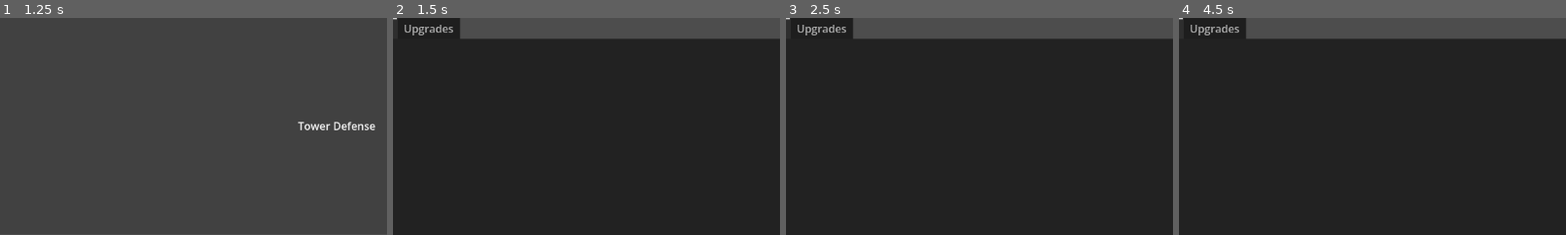
Above: before the commit, frames 1-4 (left to right).
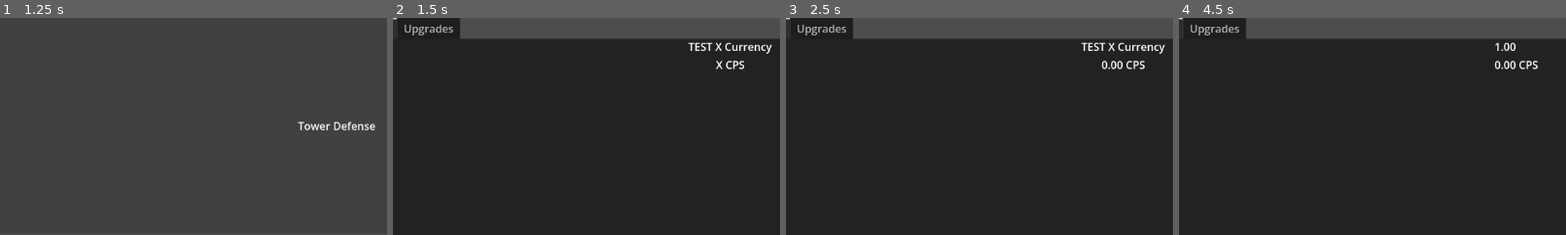
Above: after the commit, the same moments.

Repository: jphulse/591-resource-management
Game: Godot game, scene res://main_menu/main_menu.tscn
Same seed, same stepped clock (60 frames per second), same inputs: the game is played once before the commit and once after it. The project has no main scene, so this scene is started directly.
Inputs (mouse positions are % of the whole screen's width and height, from its top left):
- Up to frame 1 (1.25 s): click "Tower Defense" at 0.5 s
- Up to frame 2 (1.5 s): click "Infection Spreading" at 1.25 s
- Up to frame 3 (2.5 s): tap Enter at 2 s; move the mouse to (72, 45) at 2.02 s; click (72, 45) at 2.17 s
- Up to frame 4 (4.5 s): tap Space at 2.75, 4.25 s; move the mouse to (30, 55) at 2.77 s; click (30, 55) at 2.92 s; tap Enter at 3.5 s; move the mouse to (60, 28) at 3.52 s; click (60, 28) at 3.67 s; move the mouse to (45, 70) at 4.27 s; click (45, 70) at 4.42 s
The pictures show only the part of the screen within x 7-56%, y 0-50%; the shares and areas given below are measured in that part.

Frame 1 is identical in both runs. In frame 2, 0.6% of the frame differs, in the area x 76-98%, y 11-24%; in frame 3, 0.7%; in frame 4, 0.4%.

Commit message:
Updated documentation on the state machine, and added basic clicking support

Diff:
--- /dev/null
+++ b/infection_spreading/clicker/clicker.gd
@@ -0,0 +1,55 @@
+extends Panel
+
+
+## The current toal score currently ina  float we may have to find a better way to represent this
+var count : float = 0
+## Whether or not the click area is active
+var active : bool = false
+## What the value added to count per click is
+var click_value : float = 1.0
+## Format string for the total label
+var total_label_format : String = "%.02f"
+## Format string for the score per second label
+var score_per_second_format : String = "%.02f CPS"
+## Number of score gained in the previous second by clicking alone
+var click_value_per_second : float = 0.0
+## Number of score gained every second passively
+var passive_clicks_per_second : float = 0.0
+
+## The total label is used to show the player they're current score
+@onready var total_label : Label = %TotalLabel
+## The score per second label displays the score per second including clicks over the past second
+@onready var score_per_second : Label = %ScorePerSecond
+
+
+#region Mouse interactions
+## Activate when the mouse enters an area
+func _on_clicker_area_mouse_entered() -> void:
+	active = true
+## Deactivate when the mouse leaves the area
+func _on_clicker_area_mouse_exited() -> void:
+	active = false
+## If active and a mouse button is pressed give click, currently allows butterfly clicking (intentional)
+## If we were doing a more traditional game we would use _unhandled_input but because this area lives in
+## a ui scene and we want it to grab the mouse event we use _input
+func _input(event: InputEvent) -> void:
+	if event is InputEventMouseButton  and active and event.is_pressed():
+		count += click_value
+		click_value_per_second += click_value
+		update_score_label()
+#endregion
+
+#region Score label updating
+## Updates the score label to match the total count, done whenever count changes
+func update_score_label() -> void:
+	total_label.text = total_label_format % count
+
+## Updates the score per second label done once a second or when passive_clicks_per_second changes
+func update_score_per_second_label() -> void:
+	score_per_second.text = score_per_second_format % (click_value_per_second + passive_clicks_per_second)
+#endregion
+
+## This is just hooked up to a timer that goes off every second and updates the cps label
+func _on_second_timer_timeout() -> void:
+	update_score_per_second_label()
+	click_value_per_second = 0
--- /dev/null
+++ b/infection_spreading/clicker/clicker.tscn
@@ -0,0 +1,55 @@
+[gd_scene format=3 uid="uid://8xasmib8wj0k"]
+
+[ext_resource type="Script" uid="uid://bhnt3nq04fpt8" path="res://infection_spreading/clicker/clicker.gd" id="1_c8eug"]
+
+[sub_resource type="CircleShape2D" id="CircleShape2D_4aye0"]
+radius = 134.8
+
+[node name="Clicker" type="Panel" unique_id=1813294204]
+anchors_preset = 15
+anchor_right = 1.0
+anchor_bottom = 1.0
+grow_horizontal = 2
+grow_vertical = 2
+mouse_filter = 1
+script = ExtResource("1_c8eug")
+metadata/_tab_index = 0
+
+[node name="ClickerArea" type="Area2D" parent="." unique_id=1181639626]
+position = Vector2(593, 280)
+
+[node name="CollisionShape2D" type="CollisionShape2D" parent="ClickerArea" unique_id=1425611402]
+shape = SubResource("CircleShape2D_4aye0")
+
+[node name="VBoxContainer" type="VBoxContainer" parent="." unique_id=467301559]
+layout_mode = 1
+anchors_preset = 5
+anchor_left = 0.5
+anchor_right = 0.5
+offset_left = -20.0
+offset_right = 20.0
+offset_bottom = 40.0
+grow_horizontal = 2
+
+[node name="TotalLabel" type="Label" parent="VBoxContainer" unique_id=360236146]
+unique_name_in_owner = true
+layout_mode = 2
+size_flags_vertical = 1
+text = "TEST X Currency"
+
+[node name="ScorePerSecond" type="Label" parent="VBoxContainer" unique_id=748921390]
+unique_name_in_owner = true
+layout_mode = 2
+size_flags_vertical = 1
+text = "X CPS"
+horizontal_alignment = 1
+
+[node name="Timers" type="Node" parent="." unique_id=2138432576]
+
+[node name="SecondTimer" type="Timer" parent="Timers" unique_id=1279443939]
+unique_name_in_owner = true
+autostart = true
+
+[connection signal="mouse_entered" from="ClickerArea" to="." method="_on_clicker_area_mouse_entered"]
+[connection signal="mouse_exited" from="ClickerArea" to="." method="_on_clicker_area_mouse_exited"]
+[connection signal="timeout" from="Timers/SecondTimer" to="." method="_on_second_timer_timeout"]
--- a/infection_spreading/ui/main_ui.tscn
+++ b/infection_spreading/ui/main_ui.tscn
@@ -1,8 +1,7 @@
 [gd_scene format=3 uid="uid://daqdtstnmpngs"]
 
 [ext_resource type="Script" uid="uid://cgcs6sq0f7wgf" path="res://infection_spreading/ui/tab_container.gd" id="1_glgr5"]
-
-[sub_resource type="CircleShape2D" id="CircleShape2D_4aye0"]
+[ext_resource type="PackedScene" uid="uid://8xasmib8wj0k" path="res://infection_spreading/clicker/clicker.tscn" id="2_8v3b7"]
 
 [node name="MainUi" type="Control" unique_id=1790486406]
 layout_mode = 3
@@ -11,6 +10,7 @@
 anchor_bottom = 1.0
 grow_horizontal = 2
 grow_vertical = 2
+mouse_filter = 1
 
 [node name="TabContainer" type="TabContainer" parent="." unique_id=1697270682]
 layout_mode = 1
@@ -22,14 +22,8 @@
 current_tab = 0
 script = ExtResource("1_glgr5")
 
-[node name="Clicker" type="Panel" parent="TabContainer" unique_id=1078766429]
+[node name="Clicker" parent="TabContainer" unique_id=1813294204 instance=ExtResource("2_8v3b7")]
 layout_mode = 2
-metadata/_tab_index = 0
-
-[node name="ClickerArea" type="Area2D" parent="TabContainer/Clicker" unique_id=1663432347]
-
-[node name="CollisionShape2D" type="CollisionShape2D" parent="TabContainer/Clicker/ClickerArea" unique_id=1006915376]
-shape = SubResource("CircleShape2D_4aye0")
 
 [node name="Upgrades" type="Panel" parent="TabContainer" unique_id=514701076]
 visible = false
--- a/infection_spreading/ui/tab_container.gd
+++ b/infection_spreading/ui/tab_container.gd
@@ -1,7 +1,9 @@
 extends TabContainer
 
+@export var radius_size_percentage : float = .25
 
 @onready var area : Area2D = $Clicker/ClickerArea
+@onready var click_circle :CircleShape2D = $Clicker/ClickerArea/CollisionShape2D.shape
 
 # Called when the node enters the scene tree for the first time.
 func _ready() -> void:
@@ -16,3 +18,5 @@
 ## Centers the node in the overall tab selection
 func _center_node(node: Node2D) -> void:
 	area.position = size / 2.0
+	var rel_side: float = size.x if size.x < size.y else size.y
+	click_circle.radius =  rel_side * radius_size_percentage
--- a/state_machine/state.gd
+++ b/state_machine/state.gd
@@ -8,24 +8,25 @@
 
 @warning_ignore("unused_signal") signal EmergencyTransition(caller : State, next_state_id : StringName)
 
-
+## The node that this scene is ultimately owned by (i.e. player, boss, door, etc.)
 var owner_node : Node
 
+## Sets the owner node of this state, typically done by the state machine
 func set_owner_node(n : Node) -> void:
 	owner_node = n
 
-# executes code of the next state after the state switch
+## Executed when this state is entered, think of this as a repeated ready function
 func enter() -> void:
 	pass
 
-# executes code right before a called state switch
+## Executes when this state is left think of this like a cleanup/ exit_tree function
 func exit() -> void:
 	pass
 
-# '_process's frame iteration is passed to the state's update to run every frame
+## '_process's frame iteration is passed to the state's update to run every frame
 func update(_delta : float) -> void:
 	pass
 
-# '_physics_process' frame iteration is passed to the state's update to run every fixed physics frame
+## '_physics_process' frame iteration is passed to the state's update to run every fixed physics frame
 func physics_update(_delta : float) -> void:
 	pass
--- a/state_machine/state_machine.gd
+++ b/state_machine/state_machine.gd
@@ -1,35 +1,35 @@
-# StateMachine
-#
-# Notes on usage:
-# - Add a node with a script extending this class to a scene, or placing this script directly
-# - Add child nodes to that that extend the abstract State class
-# - Set the initial_state variable in the editor window after setting up the scripts to start in
-#	that state
-# - Program the states to request state transitions using the Transition signal defined in the
-#	abstract State class
-#
-#   This should promote good separation of code and logic as well as make the codebase easier to
-#	maintain and build upon during the semester
-#   the primary goal being to reduce complexity and overall reliance on singular large scripts to
-#	handle multiple states and behavior
-#   while also maximizing reuse for shared states and behavior
+## StateMachine
+##
+## Notes on usage:
+## - Add a node with a script extending this class to a scene, or placing this script directly
+## - Add child nodes to that that extend the abstract State class
+## - Set the initial_state variable in the editor window after setting up the scripts to start in
+##	that state
+## - Program the states to request state transitions using the Transition signal defined in the
+##	abstract State class
+##
+##   This should promote good separation of code and logic as well as make the codebase easier to
+##	maintain and build upon during the semester
+##   the primary goal being to reduce complexity and overall reliance on singular large scripts to
+##	handle multiple states and behavior
+##   while also maximizing reuse for shared states and behavior
 class_name StateMachine extends Node
 
 @export_group("State machine parent class info")
 @export var initial_state :State = null
 
-# For the 'Boss' object, 'Boss' appears to be the operating node. - John
+## For the 'Boss' object, 'Boss' appears to be the operating node. - John
 @export var operating_node : Node = null
 
-# This is a dictionary holding state names as keys to state objects.
-# - A known issue, is that if two states in a state machine share the same state_id, the only the
-#   lowest state with the shared name in the hierarchy will be present in the dictionary
+## This is a dictionary holding state names as keys to state objects.
+## - A known issue, is that if two states in a state machine share the same state_id, the only the
+##   lowest state with the shared name in the hierarchy will be present in the dictionary
 var states : Dictionary[StringName, State] = {}
 var current_state : State = null
 
-# Called when this node is ready for use on the tree, it will iterate over it's children adding them
-# into the state map automatically, so any states accessed by this state machine should be in the
-# scene as children that extend the abstract State class
+## Called when this node is ready for use on the tree, it will iterate over it's children adding them
+## into the state map automatically, so any states accessed by this state machine should be in the
+## scene as children that extend the abstract State class
 func _ready() -> void:
 
 	if operating_node == null:
@@ -83,10 +83,10 @@
 	if current_state:
 		current_state.physics_update(delta)
 
-# When one of the children emits its transition signal we will attempt to leave the current state
-# and enter the new state if applicable, does not allow for other states to take control away from
-# another, instead makes it a smooth handoff from current to next
-func on_state_transition(caller : State, new_state_id: StringName):
+## When one of the children emits its transition signal we will attempt to leave the current state
+## and enter the new state if applicable, does not allow for other states to take control away from
+## another, instead makes it a smooth handoff from current to next
+func on_state_transition(caller : State, new_state_id: StringName) -> void:
 	if caller != current_state and current_state:
 		return
 	var new_state :State = states.get(new_state_id.to_lower())
@@ -101,10 +101,9 @@
 	current_state = new_state
 	new_state.enter()
 
-###
-# Allows for the use of interrupting code from other states besides the current one running
-###
-func on_state_emergency_transition(caller : State, new_state_id: StringName):
+
+## Allows for the use of interrupting code from other states besides the current one running
+func on_state_emergency_transition(caller : State, new_state_id: StringName) -> void:
 	var new_state :State = states.get(new_state_id.to_lower())
 	if not new_state:
 		push_warning("No state found in transition from state with id [%s] and scene name [%s], looking to switch to scene with id [%s]" % [caller.state_id, caller.name, new_state_id])
@@ -114,7 +113,7 @@
 	current_state = new_state
 	new_state.enter()
 
-# When we exit the tree call the exit function on the current_state first for smoother cleanup
+## When we exit the tree call the exit function on the current_state first for smoother cleanup
 func _exit_tree() -> void:
 	if current_state:
 		current_state.exit()
Not shown, added: infection_spreading/clicker/clicker.gd.uid
